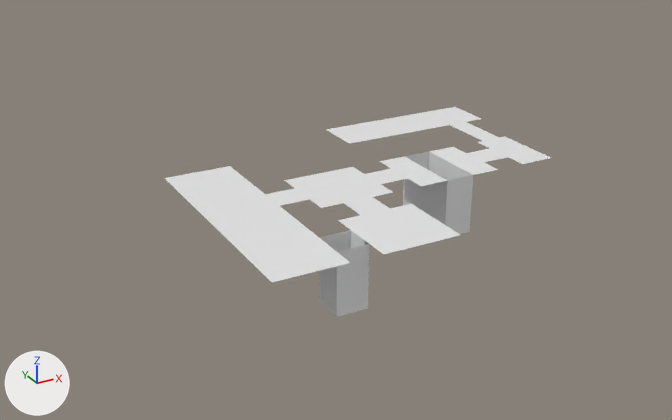
One commit to the Blender file Models/world.blend: the scene before it, then after it.
The view is the same before and after, from a 50 mm lens placed at (-52.0, -94.0, 43.8), pointed at (-0.1, 0.4, -3.3). The lights are fixed; the arrows at lower left show +X, +Y and +Z.

The scene before the commit, as lines of its bpy script (objects in view):
```python
me_plane = bpy.data.meshes.new('Plane')
me_plane.from_pydata(...)  # 335 vertices, 251 faces; spans x -3.6..6.4, y -3.8..4.0, z -8.0..0.0
ob_plane = bpy.data.objects.new('Plane', me_plane)
ob_plane.location = (0.0, 0.0, 0.0)
ob_plane.scale = (5.0, 5.0, 1.0)
```
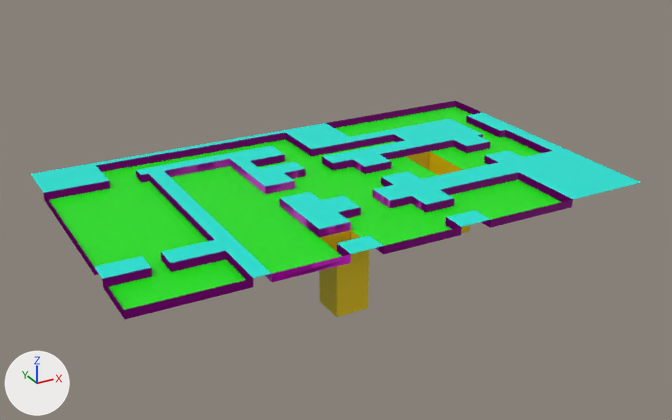
Commit message: a whole new world

Where the newer file only moved an object's origin or applied its transform, the numbers keep the older frame.

The edits, one by one:
Material 'Floor' (mat_floor) is new.
Its base color is (0.00384, 0.8, 0.0) (green #0ce700).
Material 'HoleWall' (mat_holewall) is new.
Its base color is (0.8, 0.558, 0.0) (yellow #e7c500).
Material 'HoleFloor' (mat_holefloor) is new.
Its base color is (0.0107, 0.0, 0.8) (blue #1b00e7).
Material 'Nothing' (mat_nothing) is new.
Its base color is (0.0, 0.8, 0.688) (cyan #00e7d8).
Material 'Wall' (mat_wall) is new.
Its base color is (0.8, 0.0, 0.75) (pink #e700e1).
me_plane is used by ob_plane; location (0.0, 0.0, 0.0); scale (5.0, 5.0, 1.0).
me_plane had 335 vertices, 251 faces and spanned x -3.6..6.4, y -3.8..4.0, z -8.0..0.0.
me_plane now has 1010 vertices, 859 faces, 6 loose edges and spans x -6.6..6.4, y -3.8..4.0, z -8.0..0.0.
me_plane part 1: 2 vertices removed from x -1.0, y -3.0..-2.8, z 0.0; 689 vertices added at x -6.6..6.4, y -3.8..4.0, z 0.0.
me_plane part 2: 196 faces spanning x -3.6..6.4, y -3.8..4.0, z -8.0..0.0 switch from no material to mat_floor (green #0ce700).
me_plane part 3: 19 faces spanning x -1.8..3.4, y -3.2..1.0, z -8.0..0.0 switch from no material to mat_holewall (yellow #e7c500).
me_plane now uses material mat_holefloor (blue #1b00e7).
Mesh me_plane_1 is new.
It has 1598 vertices, 1662 faces, 4 loose edges and spans x -33.0..32.0, y -19.0..20.0, z 0.0..1.0.
Faces by material slot: [1616, 46].
It uses material mat_wall (pink #e700e1).
It uses material mat_nothing (cyan #00e7d8).
Object 'Walls' (ob_walls) is new; it shows me_plane_1.
Its location is (0.0, 0.0, 0.0).

Where the change shows, as pixel boxes (x1, y1, x2, y2) in the pictures (672 x 420 px):
'Plane', reshaped (33% wider): before (165, 107, 551, 317); after (49, 107, 561, 317)
'Walls', added: after (31, 101, 641, 319)
    faces in mat_nothing (cyan #00e7d8): (31, 113, 641, 279)
    faces in mat_wall (pink #e700e1): (43, 101, 573, 319)
part 1 of me_plane, built on: before (355, 234, 369, 247); after (49, 139, 561, 317)
part 2 of me_plane, recoloured (white to green): (171, 107, 540, 273) in both
part 3 of me_plane, recoloured (grey to yellow): before (319, 152, 473, 317); after (319, 152, 470, 317)
